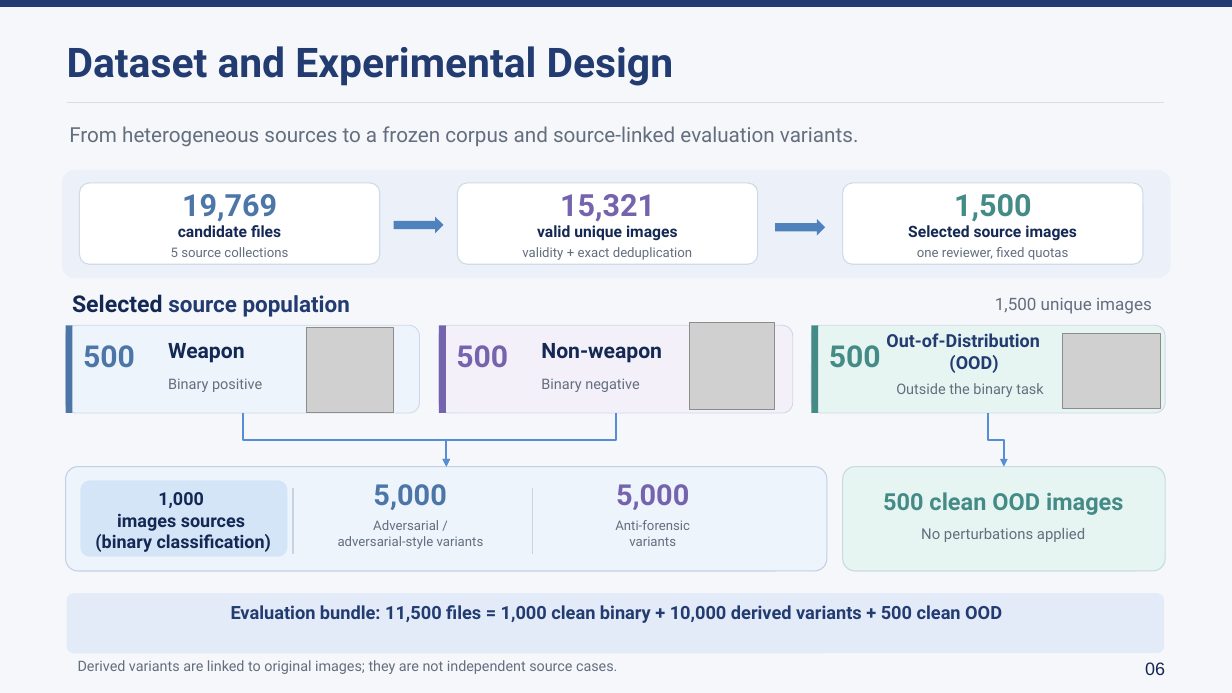
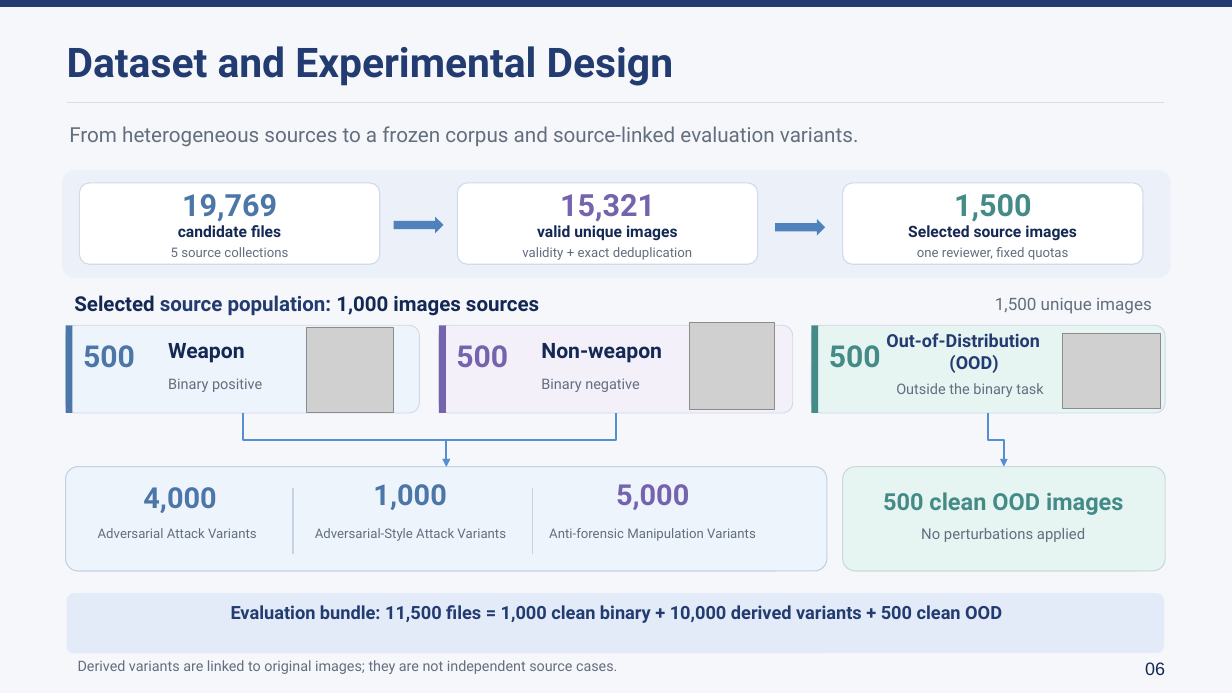
Before and after one commit to lmolinario/Molinario_Thesis_Defense_2026, a slide deck: slide 8 of Molinario_Thesis_Defense_2026.pptx. Drawn at 1232x693 pixels with LibreOffice and Linux fonts; fonts in the diff are those of the drawing; grey boxes stand for pictures. Boxes give left, top, right and bottom in pixels: in the first picture for what was removed or moved away, otherwise in the second. Text is boxed around its words. In the diff, an @@ line names an element or a change of style, - is before the commit and + after.

```diff
--- a/Molinario_Thesis_Defense_2026.pptx
+++ b/Molinario_Thesis_Defense_2026.pptx
@@ text at box(74, 295, 539, 316): text changed; size 17.5 to 16 pt; text colour #223B70 to #142854 @@
-Selected source population
+Selected source population: 1,000 images sources
@@ rounded rectangle removed at box(80, 481, 287, 556) @@
@@ text removed at box(95, 492, 271, 552) @@
-1,000
-images sources
-(binary classification)
@@ text added at box(143, 487, 216, 513), 22.5 pt, text #4C76A8, bold @@
+4,000
@@ text at box(373, 484, 446, 510): text changed @@
-5,000
+1,000
@@ text added at box(98, 528, 257, 538), 10.3 pt, text #636E7F @@
+Adversarial Attack Variants
@@ text at box(315, 528, 506, 541): text changed @@
-Adversarial /
-adversarial-style variants
+Adversarial-Style Attack Variants
@@ text at box(549, 528, 756, 541): text changed @@
-Anti-forensic
-variants
+Anti-forensic Manipulation Variants
```
Also in this commit, not shown: 11 other slides changed.
